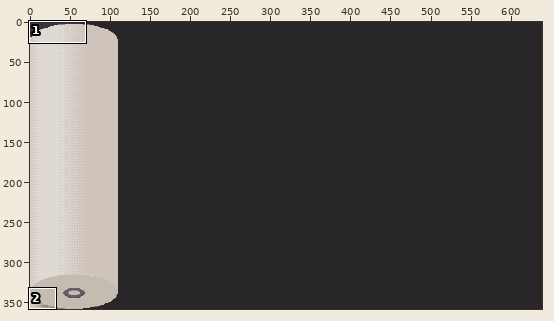
A pixel-art file gets an edit: user_interface/map/roll.aseprite. The picture above shows the old version from afar; the outline marks the close-up.
Close-up. The starting point:
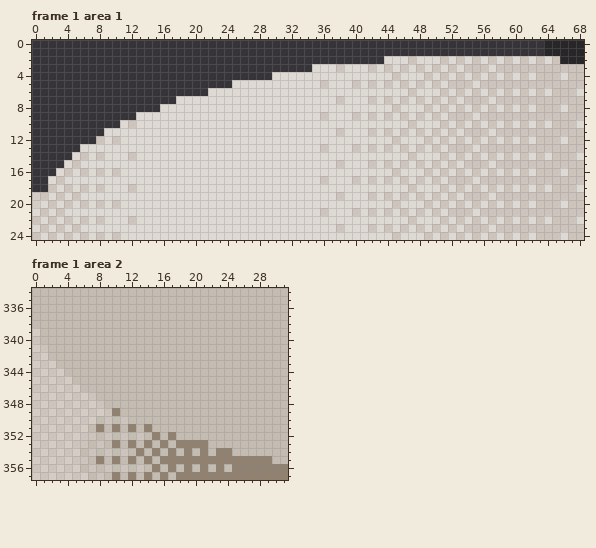
639x358 pixels, 1 frame. Colours within 5 levels of each other are drawn and written as one. Shown: frame 1 area 1: x 0..68, y 0..24; frame 1 area 2: x 0..31, y 334..357. The commit also changed other frames or places, which this record leaves out.
The same view after the edit:
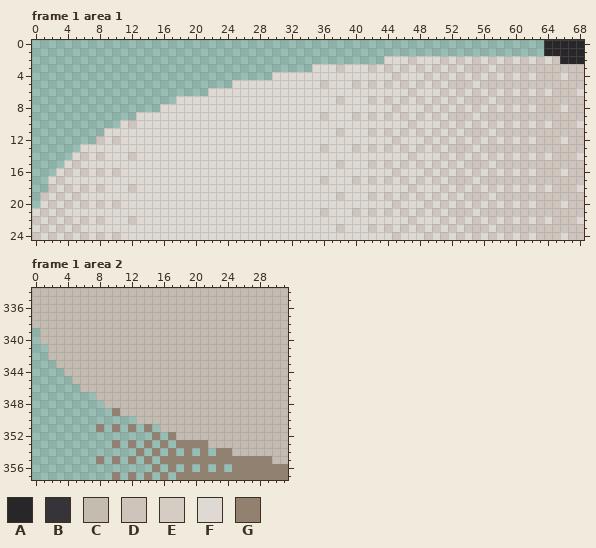
Palette (. is transparent): A #282628  B #373439  C #c5bcb1  D #cfc4bb  E #d5ccc4  F #dfd9d3  G #92816e
The edit:
Changed rows in their new state; - is an unchanged pixel.
Frame 1 area 1, layer "paper":
first column x 0:
 0 ................................................................
 1 ................................................................
 2 ............................................--------------------
 3 ...................................-----------------------------
 4 ..............................----------------------------------
 5 .........................---------------------------------------
 6 ......................------------------------------------------
 7 ..................----------------------------------------------
 8 ................------------------------------------------------
 9 .............---------------------------------------------------
10 ...........-----------------------------------------------------
11 .........-------------------------------------------------------
12 ........--------------------------------------------------------
13 ......----------------------------------------------------------
14 .....-----------------------------------------------------------
15 ....------------------------------------------------------------
16 ...-------------------------------------------------------------
17 ..--------------------------------------------------------------
18 ..--------------------------------------------------------------
19 .---------------------------------------------------------------
20 .---------------------------------------------------------------
Frame 1 area 2, layer "paper":
first column x 0:
339 .------------------------
340 .------------------------
341 ..-----------------------
342 ..-----------------------
343 ...----------------------
344 ....---------------------
345 .....--------------------
346 ......-------------------
347 ........-----------------
348 .........----------------
349 ..........---------------
350 .............------------
351 ........-.-.-.-.---------
352 ...............-.--------
353 ..........-.-.-.-.-------
354 .............-.-.-.-.-.--
355 ........-.-.-.-.---------
356 ...............-.-.-.-.-.
357 ..........-.-.-.-.-------
Pixel boxes of the changes (left, top, right, bottom) in both close-ups:
erased: (32, 40, 544, 208)
erased: (32, 328, 232, 480)
